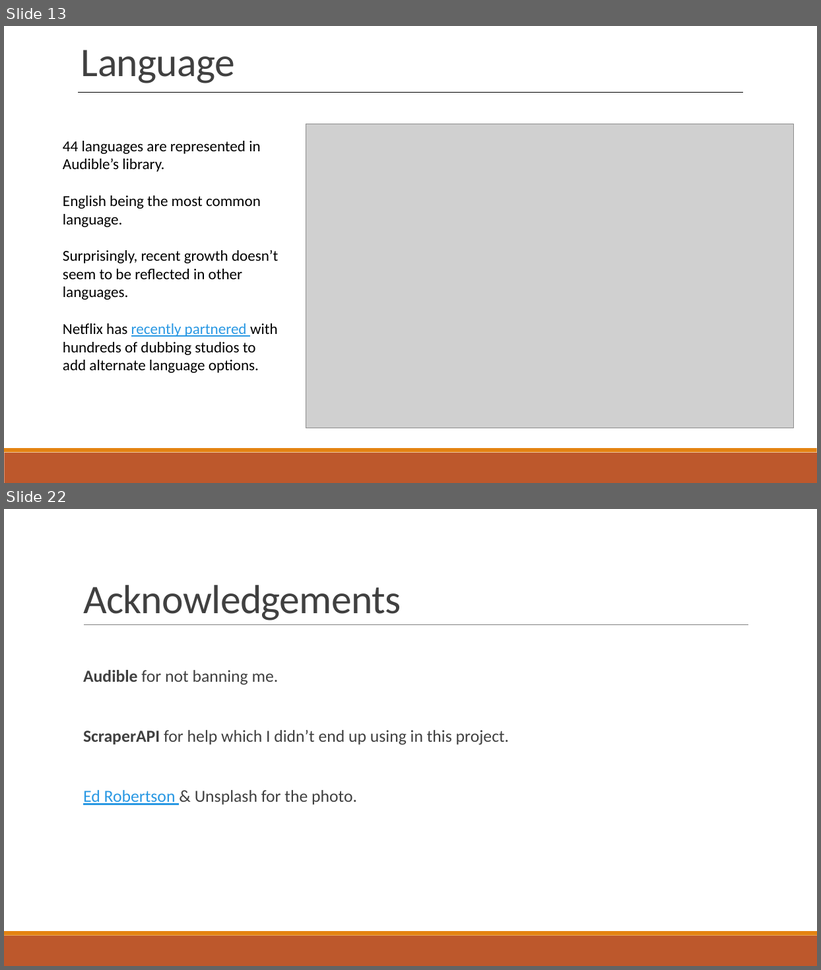
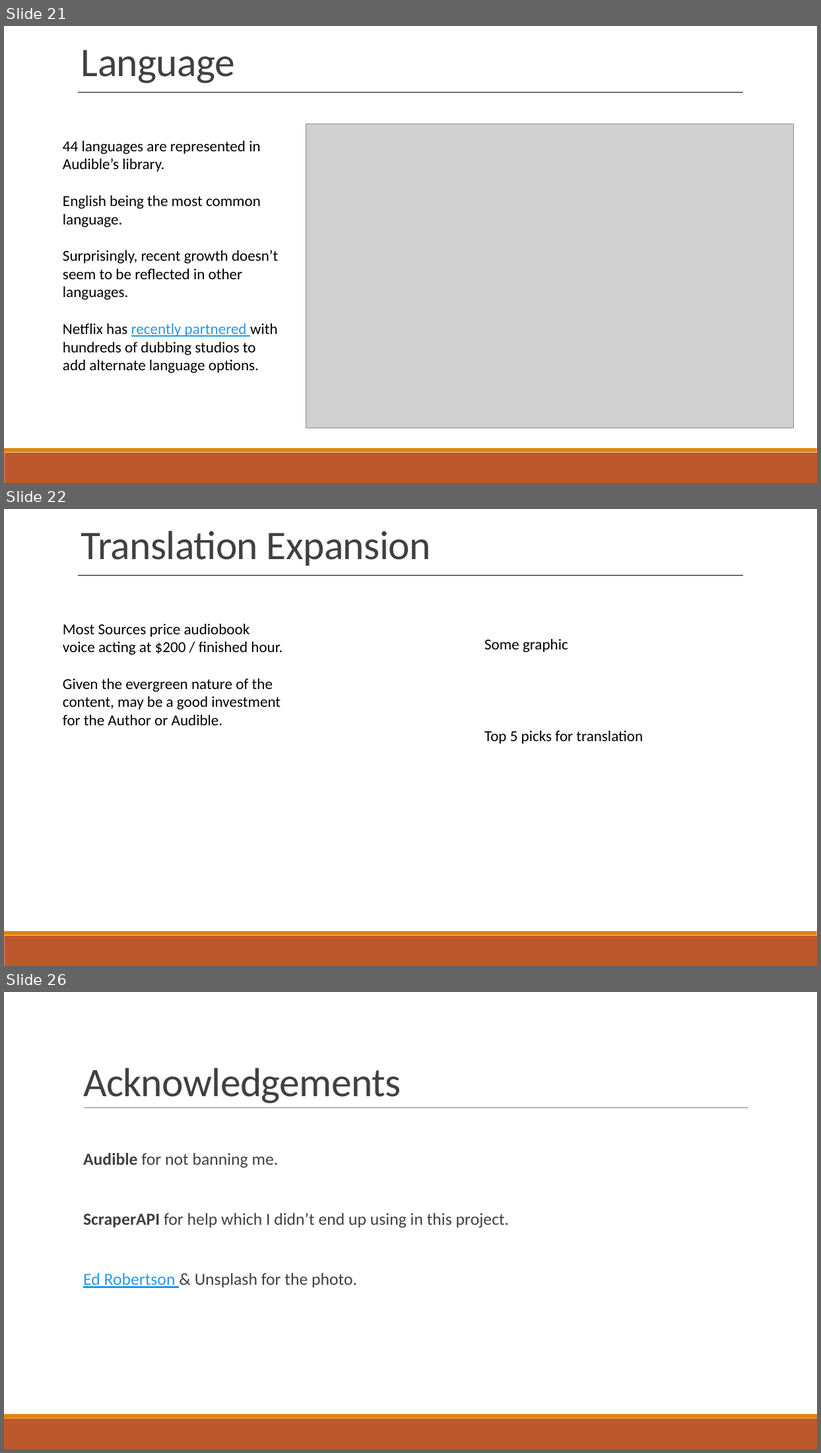
Before and after one commit to jwelch1123/finding_the_tree_in_the_forest, a slide deck: Presentation.pptx. Shown one above the other, each under a label of ours: slides 13 and 22 before the commit, slides 21, 22 and 26 after it; the slides between them are not shown. The pictures are 821x970 and 821x1453 pixels, drawn with LibreOffice and Linux fonts; fonts in the diff are those of the drawing; grey boxes stand for pictures. Boxes give left, top, right and bottom in pixels: in the first picture for what was removed or moved away, otherwise in the second. Text is boxed around its words. In the diff, an @@ line names an element or a change of style, - is before the commit and + after.

```diff
--- a/Presentation.pptx
+++ b/Presentation.pptx
@@ slide 22 added at (4, 509, 817, 966), background #FFFFFF; not listed: 2 template elements that a slide beside it also shows @@
@@ text added at (81, 531, 431, 566), 48 pt, text #404040 @@
+Translation Expansion
@@ line added from (79, 576) to (743, 576), #000000 0.25 pt @@
@@ text added at (63, 624, 283, 725), 18 pt, text #000000 @@
+Most Sources price audiobook voice acting at $200 / finished hour.
+Given the evergreen nature of the content, may be a good investment for the Author or Audible.
@@ text added at (484, 639, 643, 744), 18 pt, text #000000 @@
+Some graphic
+Top 5 picks for translation
@@ what was slide 13 is now slide 21 @@
@@ what was slide 22 is now slide 26 @@
```
Also in this commit, not shown: 4 slides changed, 15 other slides added, 12 slides removed, 20 other files.
